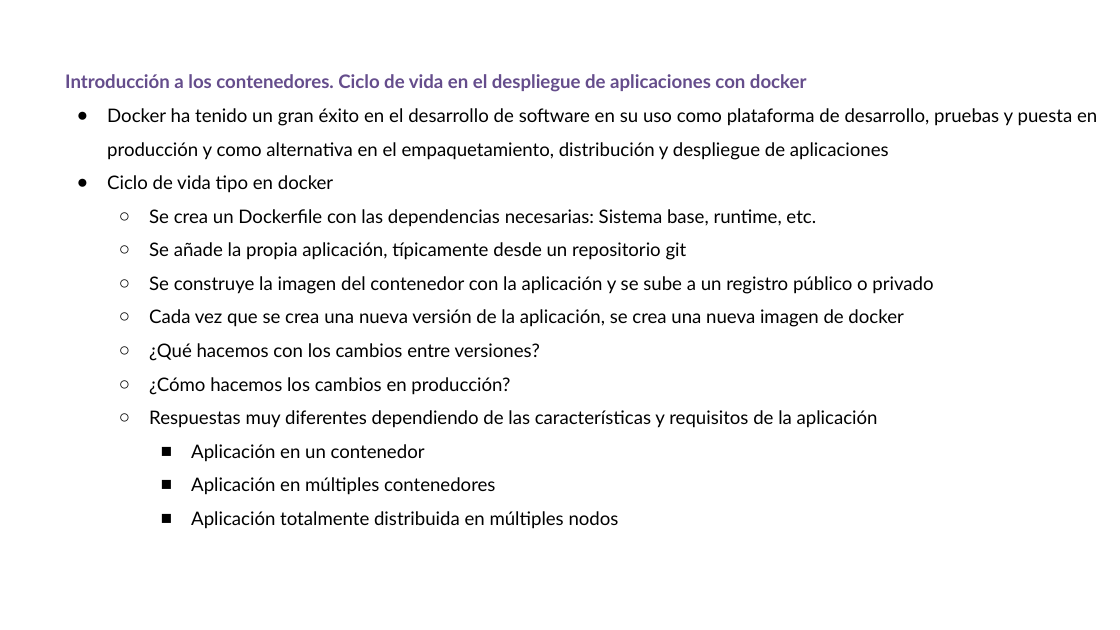
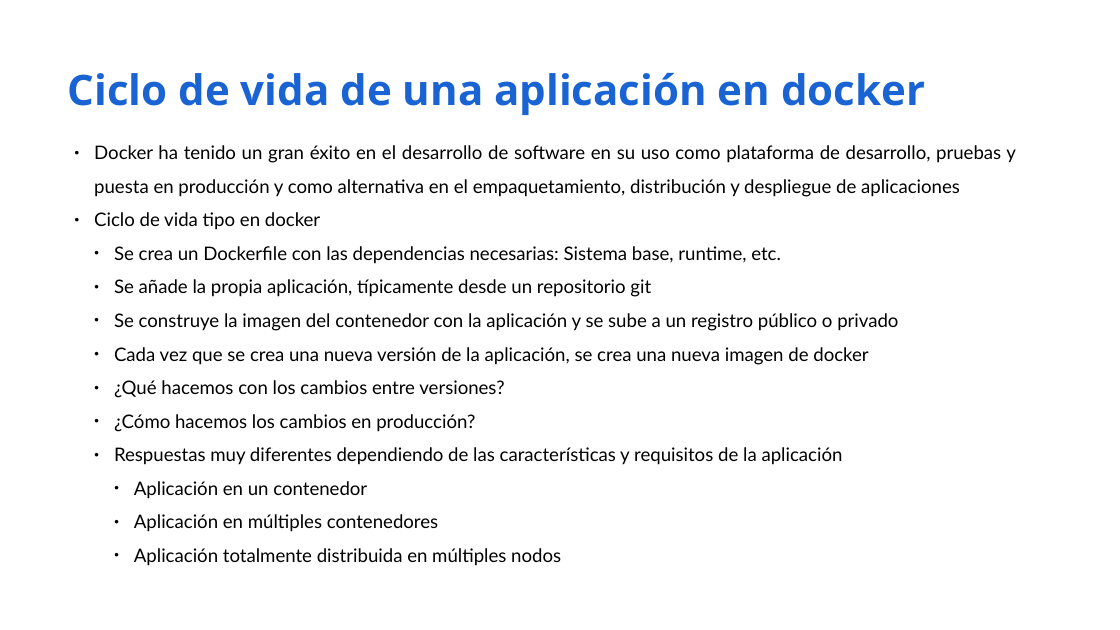
Before and after one commit to iesgn/curso_kubernetes_2020, a slide deck: slide 24 of unidad1/01-despliegue_aplic_contenedores.odp (slide 20 before the commit). Drawn at 1120x630 pixels with LibreOffice and Linux fonts; fonts in the diff are those of the drawing. Boxes give left, top, right and bottom in pixels: in the first picture for what was removed or moved away, otherwise in the second. Text is boxed around its words. In the diff, an @@ line names an element or a change of style, - is before the commit and + after.

```diff
--- a/unidad1/01-despliegue_aplic_contenedores.odp
+++ b/unidad1/01-despliegue_aplic_contenedores.odp
@@ text at <box>65,74,807,92</box>: paragraph removed @@
-Introducción a los contenedores. Ciclo de vida en el despliegue de aplicaciones con docker
@@ text added at <box>68,73,925,115</box>, 36 pt, text #1963D3, bold @@
+Ciclo de vida de una aplicación en docker
@@ text "Docker ha tenido un gran ...": place and size @@
-text "Docker ha tenido un gran ..." at <box>65,74,1097,529</box>
+text "Docker ha tenido un gran ..." at <box>94,145,1016,566</box>
@@ text "Docker ha tenido un gran ..." at <box>94,145,1016,566</box>: indent changed; bullet ○ to ●; bullet ■ to ● @@
```
Also in this commit, not shown: 10 other slides changed, 21 slides added, 1 slide removed, 1 other file.
